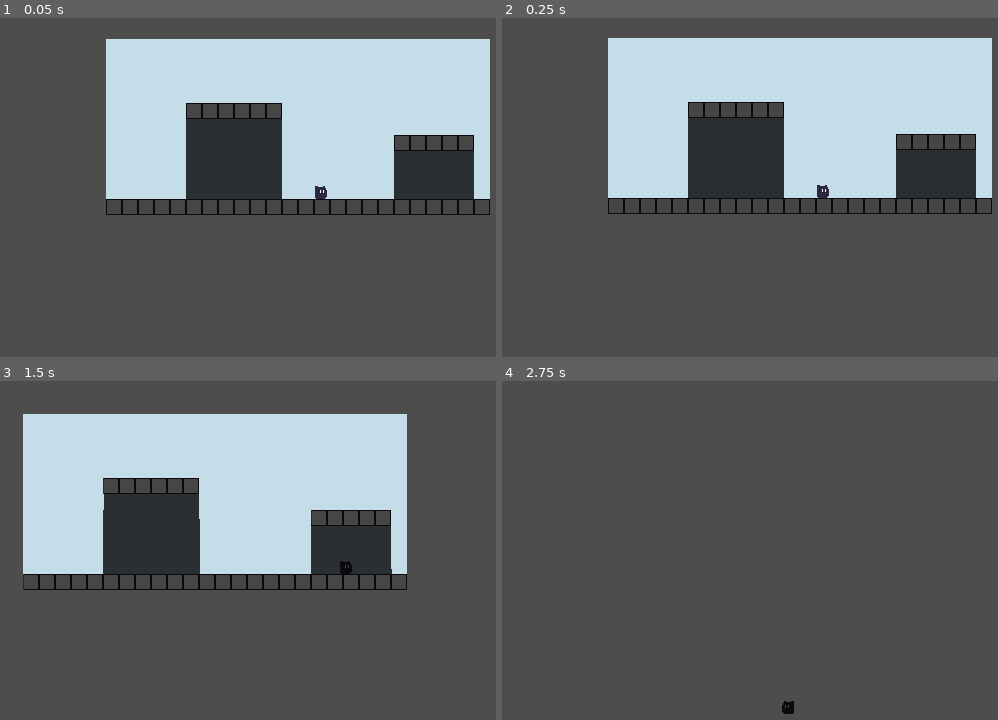
Above: before the commit, frames 1-4 (two rows, left to right).
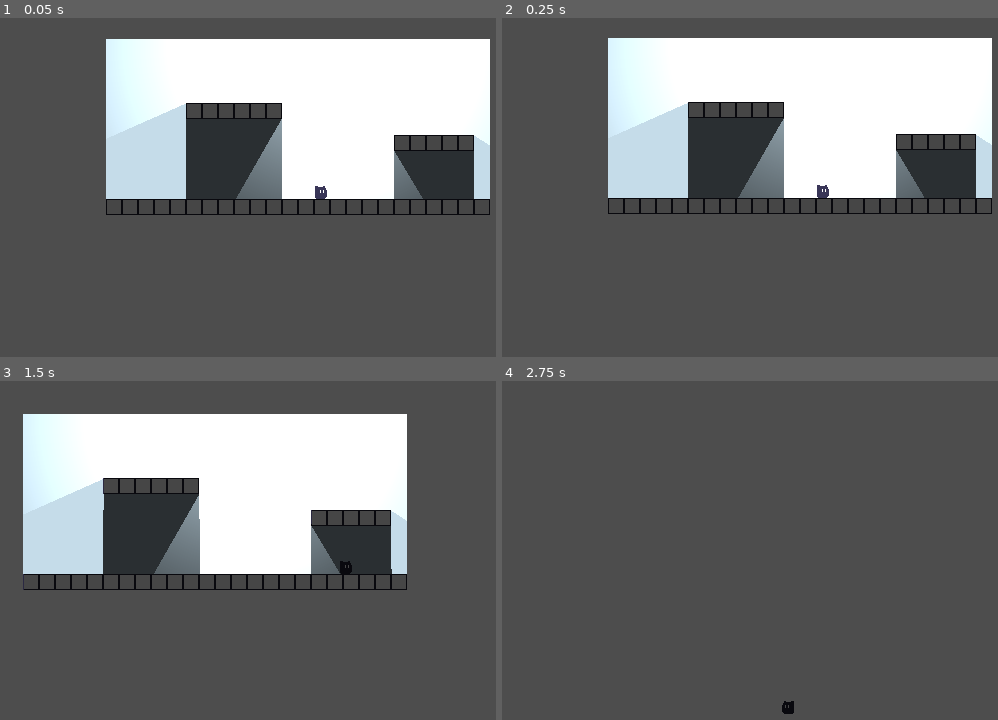
Above: after the commit, the same moments.

Repository: AtomicAntt/ShadowPlatformerGame
Game: Godot game, scene res://MainScene/main.tscn
Two runs of this game, one before a commit and one after it. Both use one fixed random seed, a clock stepped at 60 frames per second and the inputs below.
Inputs:
- Up to frame 1 (0.05 s): no input
- Up to frame 2 (0.25 s): no input
- Up to frame 3 (1.5 s): tap Enter at 0.5 s; hold D (right) from 0.53 s (still down); tap Space (up) at 0.77 s
- Up to frame 4 (2.75 s): tap Space (up) at 1.52 s; release D (right) at 2.03 s; hold A (left) from 2.03 s (still down)

The runs differ from the first frame. In frame 1, 25% of the frame differs, in the area x 21-99%, y 6-54%; in frame 2, 25%; in frame 3, 25%, in the area x 5-83%, y 9-57%; in frame 4, nothing differs.

Commit message:
Add 2d pointlights

Diff:
--- a/Levels/Level0.tscn
+++ b/Levels/Level0.tscn
@@ -1,8 +1,9 @@
-[gd_scene load_steps=8 format=3 uid="uid://oa2s1vlitgul"]
+[gd_scene load_steps=9 format=3 uid="uid://oa2s1vlitgul"]
 
 [ext_resource type="Texture2D" uid="uid://chyam4pwu36mo" path="res://GameAssets/TileMap/PrototypeTile.png" id="1_moqy2"]
 [ext_resource type="Texture2D" uid="uid://ciuduf3u7bsko" path="res://GameAssets/TileMap/Prototype Background.png" id="2_qha1v"]
 [ext_resource type="PackedScene" uid="uid://cjm5w7wcwx88n" path="res://GameObjects/Player.tscn" id="2_qtb4c"]
+[ext_resource type="Texture2D" uid="uid://csllib2c1x0wg" path="res://GameAssets/Lighting/light.png" id="4_6c87i"]
 
 [sub_resource type="OccluderPolygon2D" id="OccluderPolygon2D_7g436"]
 polygon = PackedVector2Array(-8, -8, 8, -8, 8, 8, -8, 8)
@@ -41,8 +42,13 @@
 position = Vector2(38, 15)
 
 [node name="DirectionalLight2D" type="DirectionalLight2D" parent="."]
-position = Vector2(7, -137)
+position = Vector2(49, -114)
 shadow_enabled = true
 
 [node name="CanvasModulate" type="CanvasModulate" parent="."]
 color = Color(0.273873, 0.273873, 0.273873, 1)
+
+[node name="PointLight2D" type="PointLight2D" parent="."]
+position = Vector2(45, -142)
+shadow_enabled = true
+texture = ExtResource("4_6c87i")
Binary file added: GameAssets/Lighting/light.png
Not shown, added: GameAssets/Lighting/light.png.import
